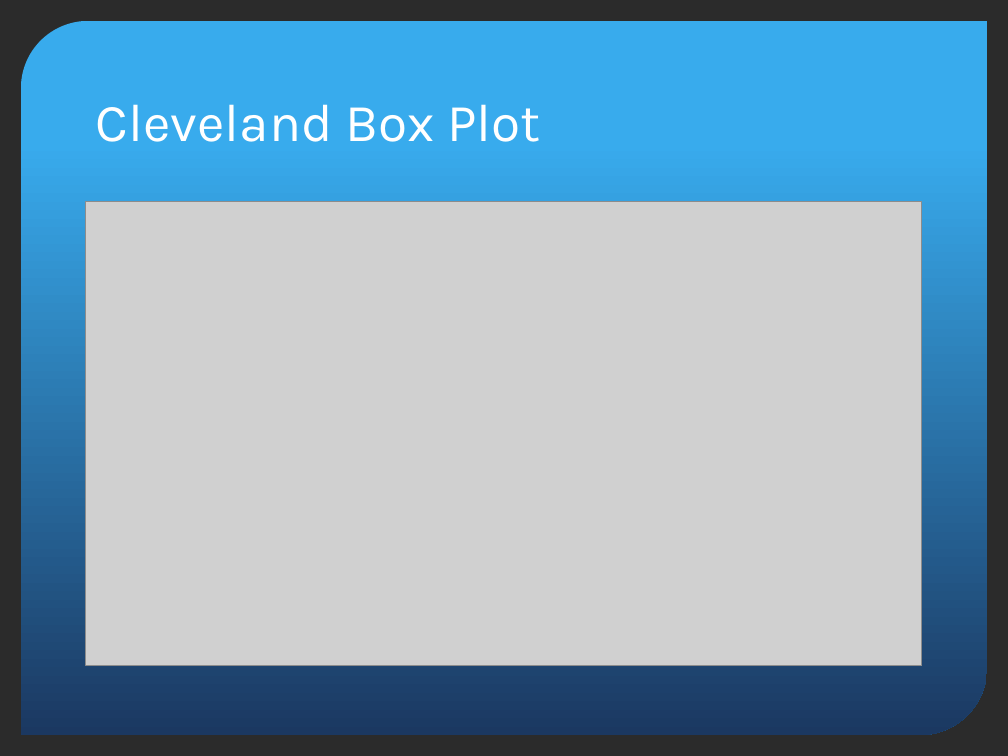
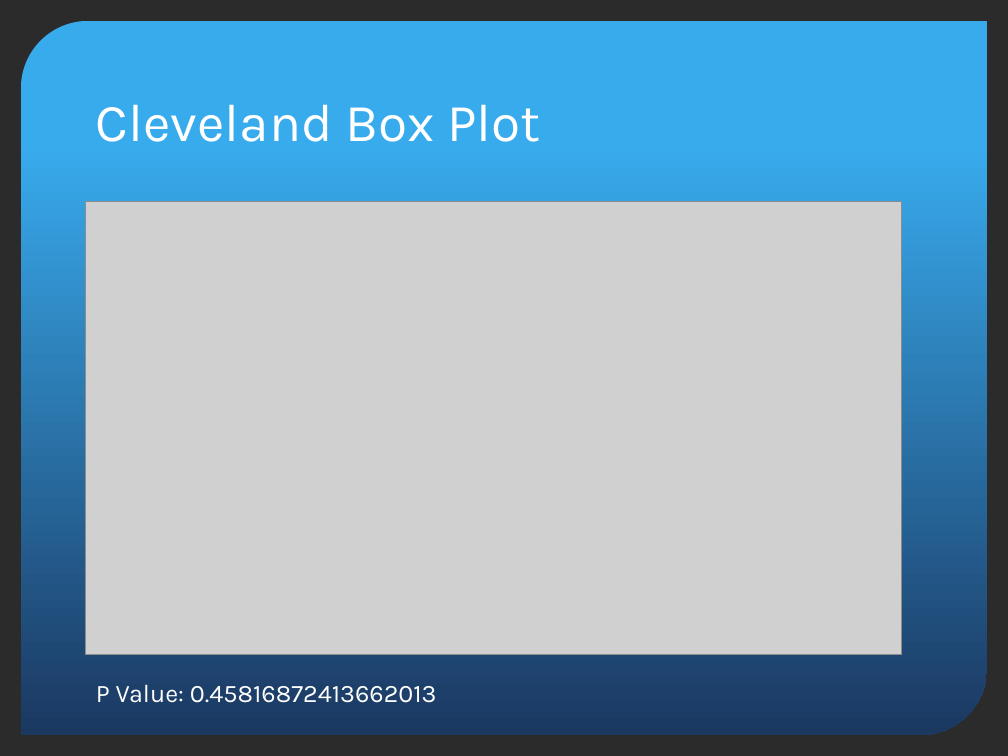
Before and after one commit to korto27/group_project_yelp, a slide deck: slide 4 of YelpProject.pptx (slide 5 before the commit). Drawn at 1008x756 pixels with LibreOffice and Linux fonts; fonts in the diff are those of the drawing; grey boxes stand for pictures; background and template pictures are left out; a plain dark background stands for a picture behind light text. Boxes give left, top, right and bottom in pixels: in the first picture for what was removed or moved away, otherwise in the second. Text is boxed around its words. In the diff, an @@ line names an element or a change of style, - is before the commit and + after.

```diff
--- a/YelpProject.pptx
+++ b/YelpProject.pptx
@@ picture: place and size @@
-picture at [86, 202, 921, 665]
+picture at [86, 202, 902, 654]
@@ text added at [96, 684, 437, 703], 18 pt, text #FFFFFF @@
+P Value: 0.45816872413662013
```
Also in this commit, not shown: 7 other slides changed, 2 slides added.
